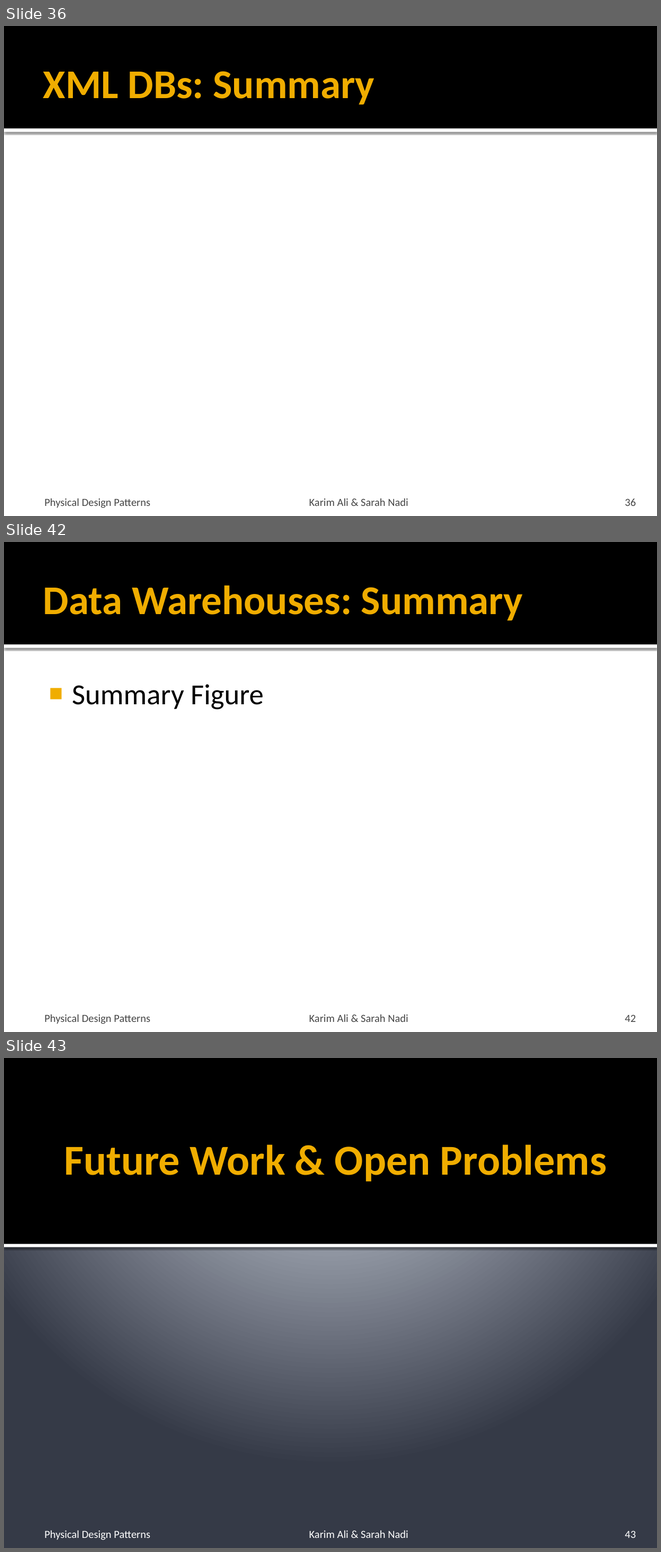
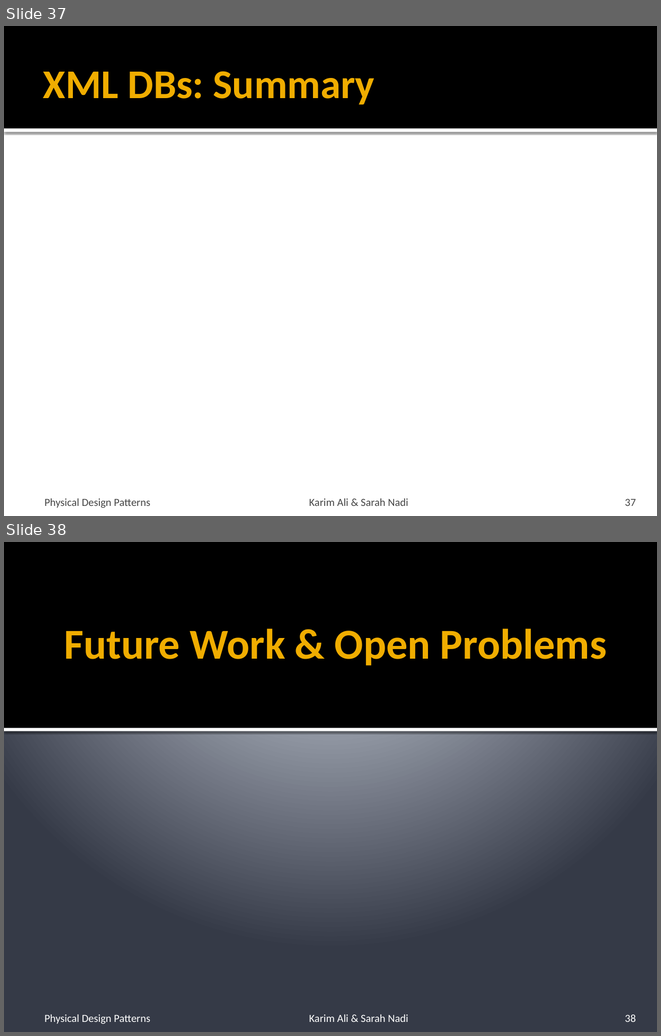
Before and after one commit to snadi/cs848-db, a slide deck: cs848-db/PhysDesignPres.pptx. Shown one above the other, each under a label of ours: slides 36, 42 and 43 before the commit, slides 37 and 38 after it; the slides between them are not shown. The pictures are 661x1552 and 661x1036 pixels, drawn with LibreOffice and Linux fonts; fonts in the diff are those of the drawing. Boxes give left, top, right and bottom in pixels: in the first picture for what was removed or moved away, otherwise in the second. Text is boxed around its words. In the diff, an @@ line names an element or a change of style, - is before the commit and + after.

```diff
--- a/cs848-db/PhysDesignPres.pptx
+++ b/cs848-db/PhysDesignPres.pptx
@@ slide 42 removed at (4, 542, 657, 1032), background #FFFFFF; not listed: 2 template elements that a slide beside it also shows @@
@@ title removed at (43, 585, 523, 620) @@
-Data Warehouses: Summary
@@ text removed at (72, 684, 264, 709) @@
-■ Summary Figure
@@ text removed at (44, 1014, 150, 1024) @@
-Physical Design Patterns
@@ text removed at (309, 1014, 408, 1022) @@
-Karim Ali & Sarah Nadi
@@ page number removed at (625, 1014, 636, 1022) @@
-42
@@ what was slide 36 is now slide 37 @@
@@ page number at (625, 498, 636, 506): text changed @@
-36
+37
@@ what was slide 43 is now slide 38 @@
@@ page number at (625, 1014, 636, 1022): text changed @@
-43
+38
```
Also in this commit, not shown: 2 slides changed, 4 other slides removed.
